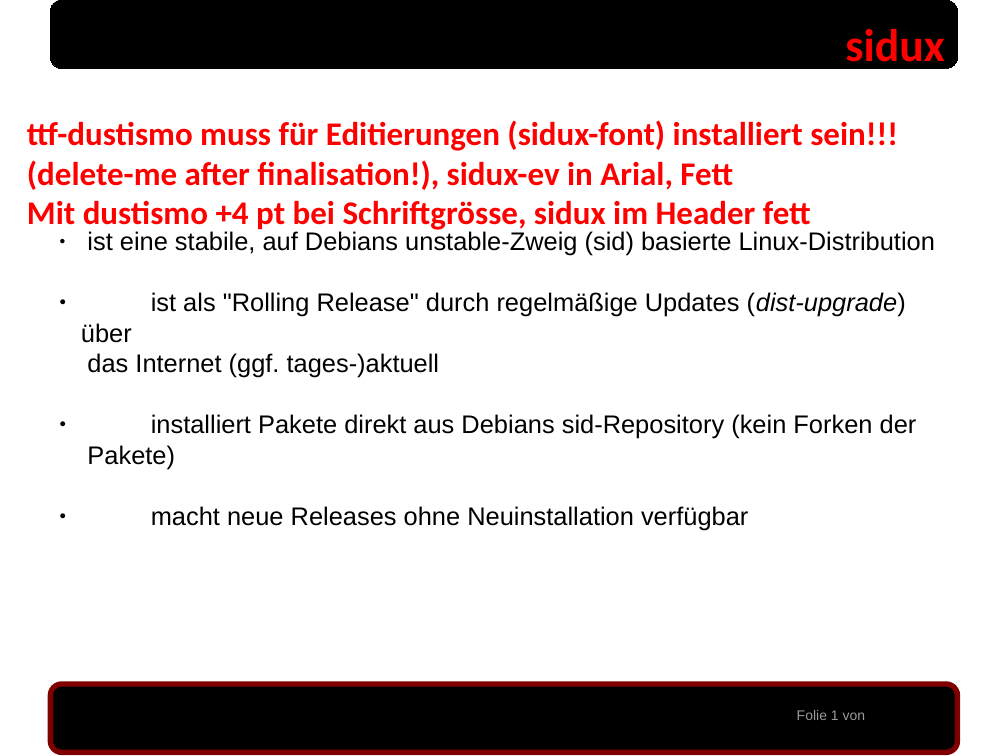
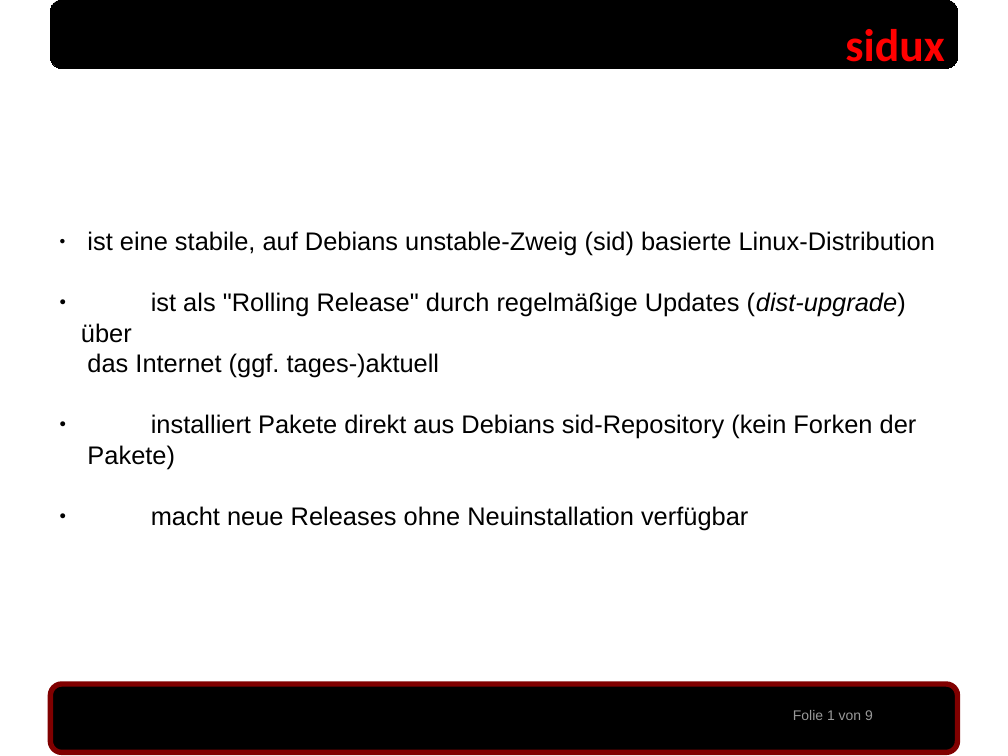
Before and after one commit to sidux-ev/praesentation, a slide deck: slide 1 of bin/sigint2010_koeln.odp. Drawn at 1008x756 pixels with LibreOffice and Linux fonts; fonts in the diff are those of the drawing; background and template pictures are left out. Boxes give left, top, right and bottom in pixels: in the first picture for what was removed or moved away, otherwise in the second. Text is boxed around its words. In the diff, an @@ line names an element or a change of style, - is before the commit and + after.

```diff
--- a/bin/sigint2010_koeln.odp
+++ b/bin/sigint2010_koeln.odp
@@ text removed at [27, 120, 898, 232] @@
-ttf-dustismo muss für Editierungen (sidux-font) installiert sein!!! (delete-me after finalisation!), sidux-ev in Arial, Fett
-Mit dustismo +4 pt bei Schriftgrösse, sidux im Header fett
@@ text at [793, 710, 873, 720]: text changed @@
-Folie 1 von
+Folie 1 von 9
```
Also in this commit, not shown: 8 other slides changed, 4 other files.
